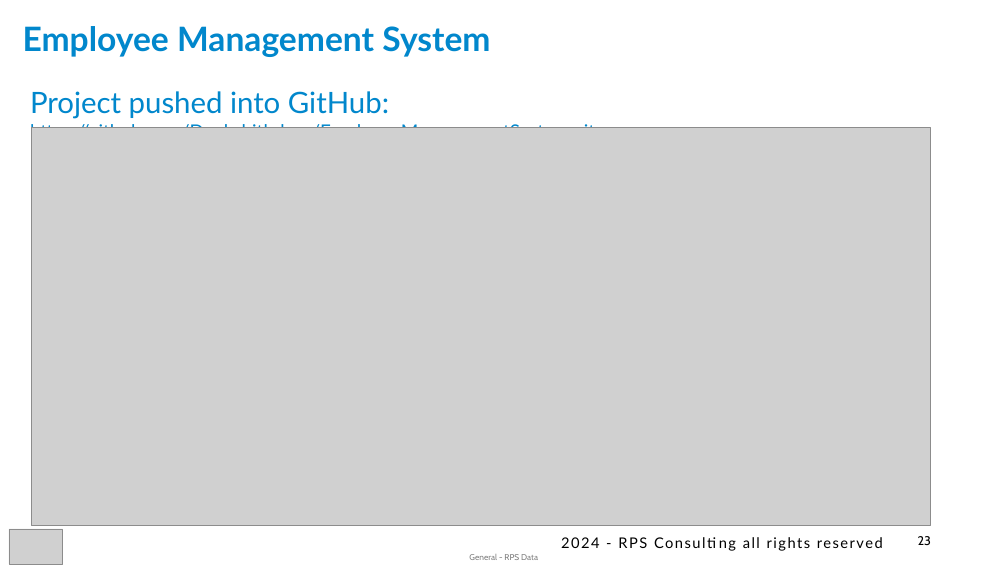
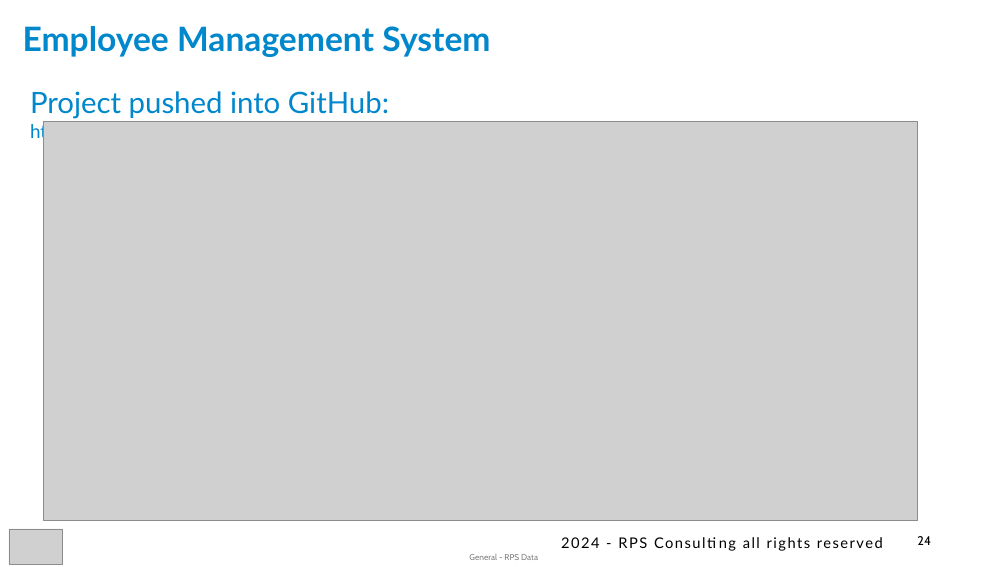
Before and after one commit to Deekshithdasa/EmployeeManagementSystem, a slide deck: slide 24 of Capstone EmployeeManagement PPT.pptx (slide 23 before the commit). Drawn at 1008x567 pixels with LibreOffice and Linux fonts; fonts in the diff are those of the drawing; grey boxes stand for pictures. Boxes give left, top, right and bottom in pixels: in the first picture for what was removed or moved away, otherwise in the second. Text is boxed around its words. In the diff, an @@ line names an element or a change of style, - is before the commit and + after.

```diff
--- a/Capstone EmployeeManagement PPT.pptx
+++ b/Capstone EmployeeManagement PPT.pptx
@@ picture: place and size @@
-picture at [31,127,930,526]
+picture at [44,122,918,520]
@@ page number at [917,536,931,545]: text changed @@
-23
+24
```
Also in this commit, not shown: 1 slide added.
